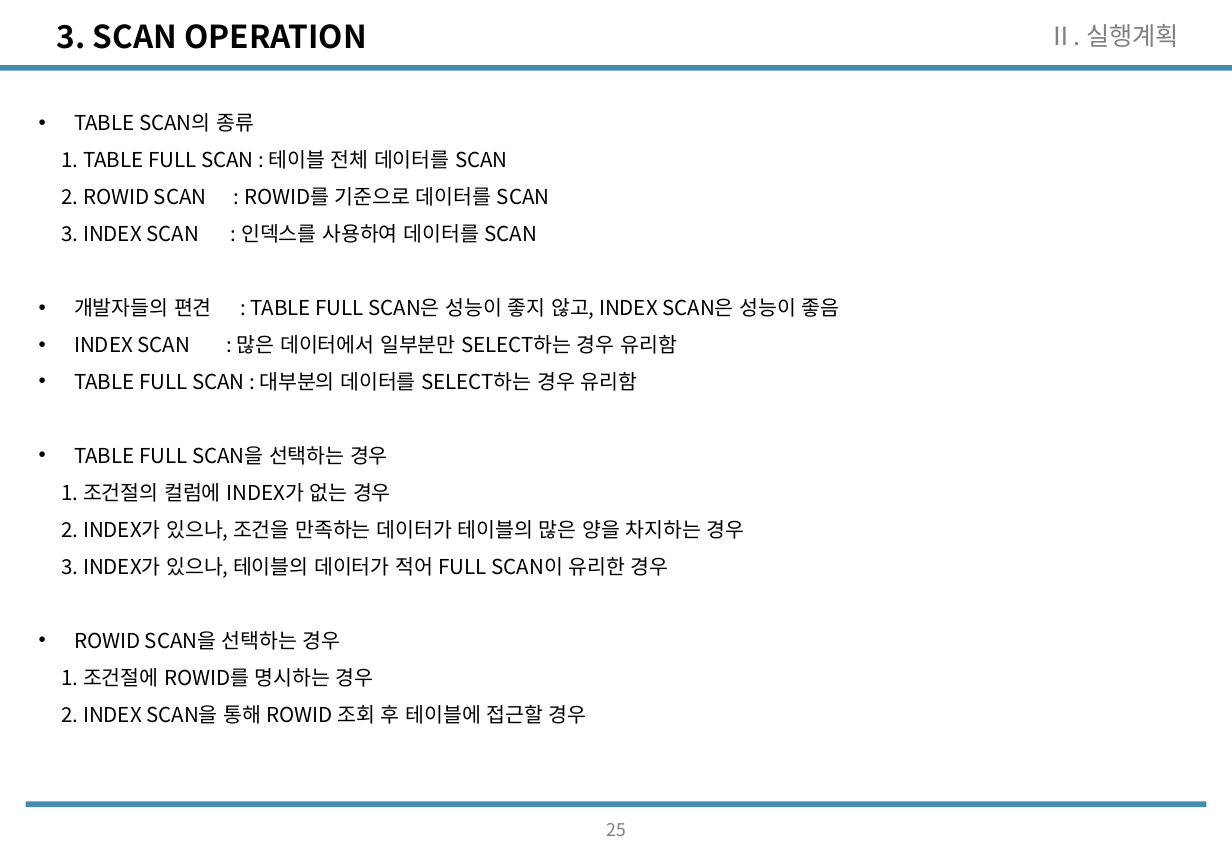
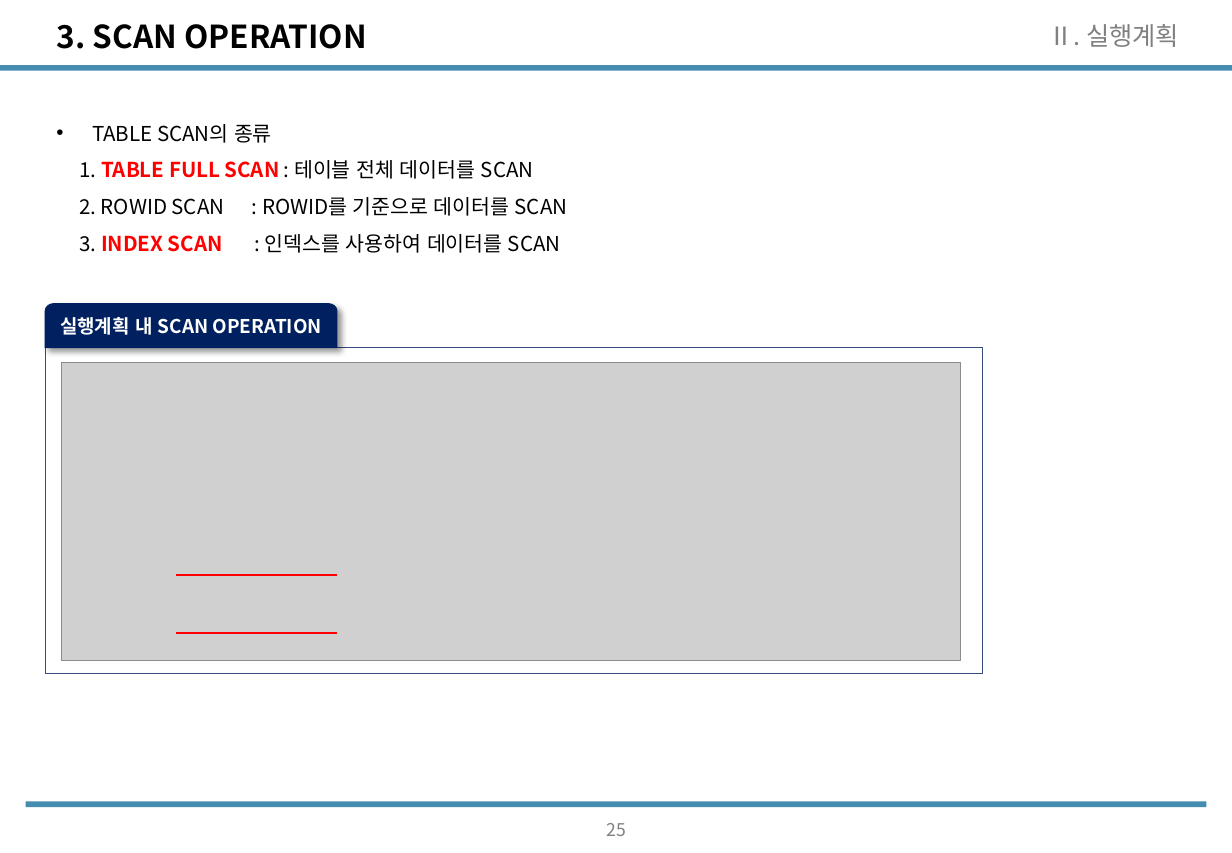
Before and after one commit to wooseok1152/SQL, a slide deck: slide 26 of SQL_seminar/SQL중상급활용_CH2.pptx. Drawn at 1232x853 pixels with LibreOffice and Linux fonts; fonts in the diff are those of the drawing; grey boxes stand for pictures. Boxes give left, top, right and bottom in pixels: in the first picture for what was removed or moved away, otherwise in the second. Text is boxed around its words. In the diff, an @@ line names an element or a change of style, - is before the commit and + after.

Commit message:
ch2 update(join operation left)

```diff
--- a/SQL_seminar/SQL중상급활용_CH2.pptx
+++ b/SQL_seminar/SQL중상급활용_CH2.pptx
@@ text "TABLE SCAN의 종류": place and size @@
-text "TABLE SCAN의 종류" at <box>61,113,840,724</box>
+text "TABLE SCAN의 종류" at <box>79,124,568,253</box>
@@ text at <box>79,160,561,253</box>: text colour #000000 to #FF0000, bold on in "TABLE FULL SCAN", "INDEX SCAN" @@
@@ text at <box>61,298,840,724</box>: paragraphs removed @@
-• 개발자들의 편견 : TABLE FULL SCAN은 성능이 좋지 않고, INDEX SCAN은 성능이 좋음
-• INDEX SCAN : 많은 데이터에서 일부분만 SELECT하는 경우 유리함
-• TABLE FULL SCAN : 대부분의 데이터를 SELECT하는 경우 유리함
-• TABLE FULL SCAN을 선택하는 경우
-1. 조건절의 컬럼에 INDEX가 없는 경우
-2. INDEX가 있으나, 조건을 만족하는 데이터가 테이블의 많은 양을 차지하는 경우
-3. INDEX가 있으나, 테이블의 데이터가 적어 FULL SCAN이 유리한 경우
-• ROWID SCAN을 선택하는 경우
-1. 조건절에 ROWID를 명시하는 경우
-2. INDEX SCAN을 통해 ROWID 조회 후 테이블에 접근할 경우
@@ freeform shape added at <box>46,304,337,348</box>, fill #002060, outline #002060 0.75 pt, 12 pt, text #FFFFFF, bold @@
+실행계획 내 SCAN OPERATION
@@ rectangle added at <box>46,348,983,675</box>, outline #374B7F 1 pt @@
@@ picture added at <box>61,363,961,661</box> @@
@@ line added from (176, 574) to (337, 574), #FF0000 1.5 pt @@
@@ line added from (176, 634) to (337, 634), #FF0000 1.5 pt @@
```
Also in this commit, not shown: 5 other slides changed, 3 slides added.
